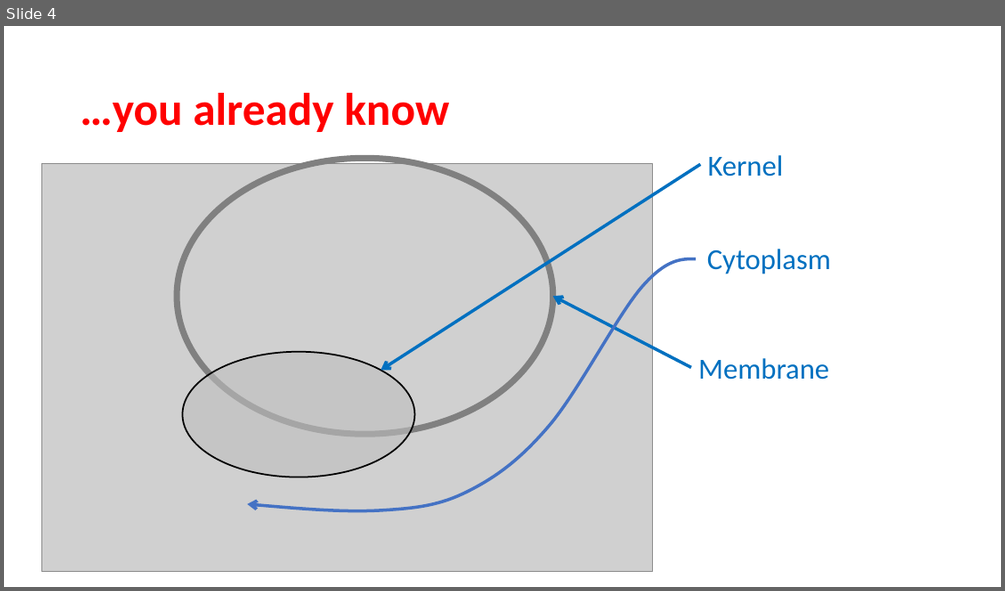
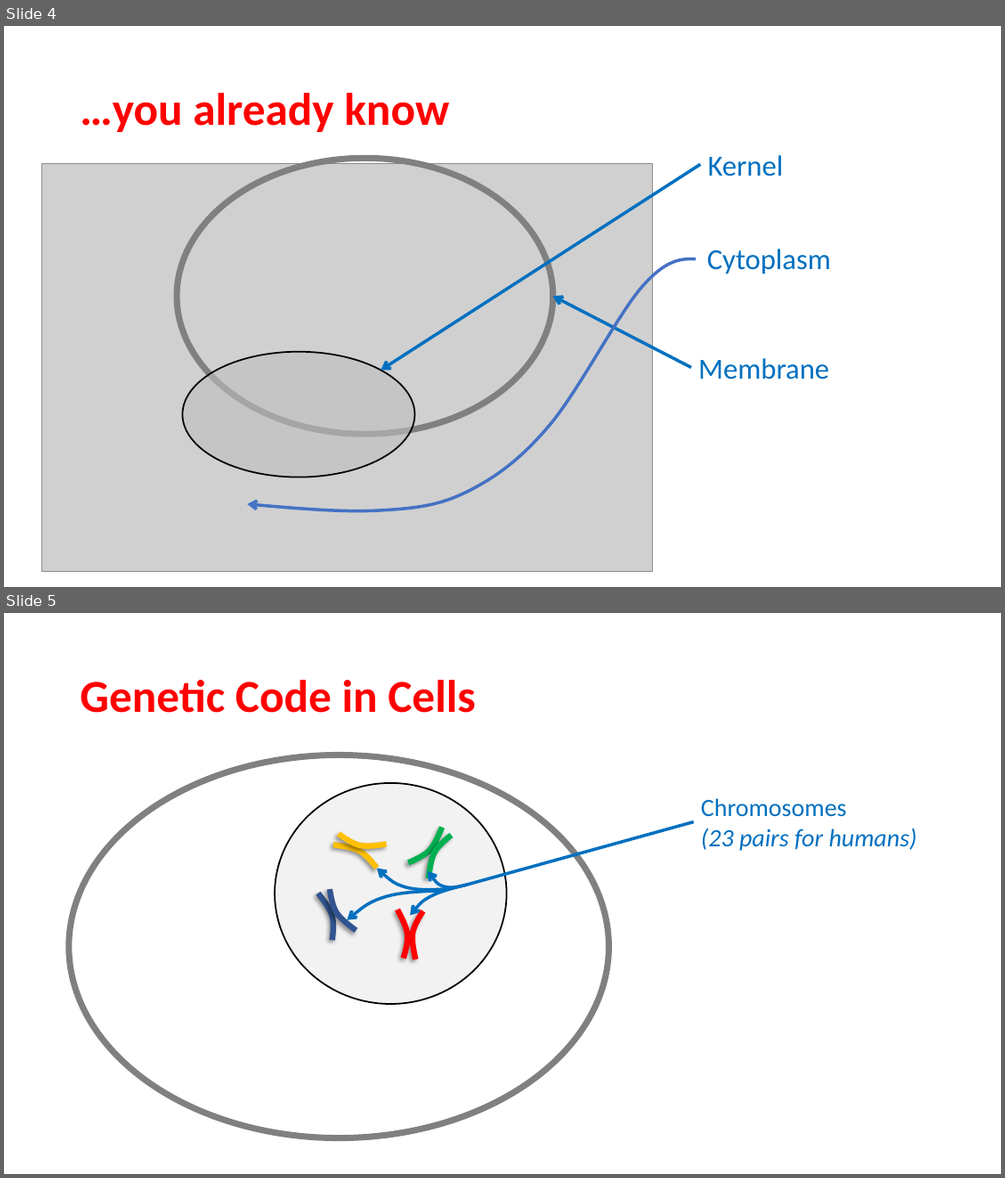
Before and after one commit to pauldubois98/PanicNightWorkshop, a slide deck: SolvingNimsGame.pptx. Shown one above the other, each under a label of ours: slide 4 before the commit, slides 4 and 5 after it. The pictures are 1005x591 and 1005x1178 pixels, drawn with LibreOffice and Linux fonts; fonts in the diff are those of the drawing; grey boxes stand for pictures. Boxes give left, top, right and bottom in pixels: in the first picture for what was removed or moved away, otherwise in the second. Text is boxed around its words. In the diff, an @@ line names an element or a change of style, - is before the commit and + after.

Commit message:
chromosomes & genes + human example

```diff
--- a/SolvingNimsGame.pptx
+++ b/SolvingNimsGame.pptx
@@ slide 5 added at bbox=[4, 613, 1001, 1174], background #FFFFFF @@
@@ title added at bbox=[80, 680, 476, 713], 44 pt, text #FF0000, bold @@
+Genetic Code in Cells
@@ ellipse added at bbox=[69, 755, 609, 1138], outline #808080 6 pt @@
@@ ellipse added at bbox=[275, 783, 507, 1004], fill #F2F2F2, outline #000000 1.5 pt @@
@@ text added at bbox=[701, 798, 917, 851], 24 pt, text #0070C0, italic @@
+Chromosomes
+(23 pairs for humans)
@@ freeform shape added at bbox=[338, 821, 387, 857], outline #FFC000 5.5 pt @@
@@ freeform shape added at bbox=[333, 834, 378, 877], outline #FFC000 5.5 pt @@
@@ freeform shape added at bbox=[402, 827, 450, 863], outline #00B050 5.5 pt @@
@@ freeform shape added at bbox=[417, 835, 461, 878], outline #00B050 5.5 pt @@
@@ freeform shape added at bbox=[318, 893, 333, 941], outline #325491 5.5 pt @@
@@ freeform shape added at bbox=[328, 885, 356, 935], outline #325491 5.5 pt @@
@@ group added at bbox=[344, 821, 694, 919]: 4 freeform shapes, 1 line @@
@@ freeform shape added at bbox=[389, 909, 413, 958], outline #FF0000 5.5 pt @@
@@ freeform shape added at bbox=[402, 910, 436, 959], outline #FF0000 5.5 pt @@
```
Also in this commit, not shown: 3 other slides added.
